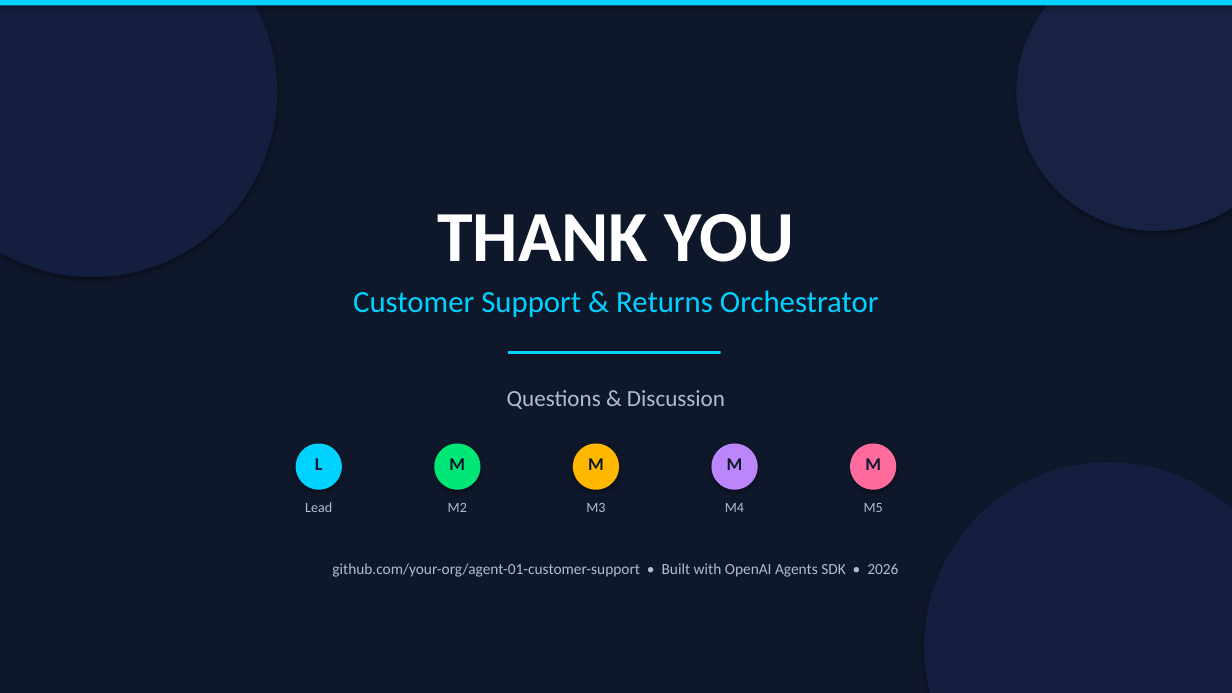
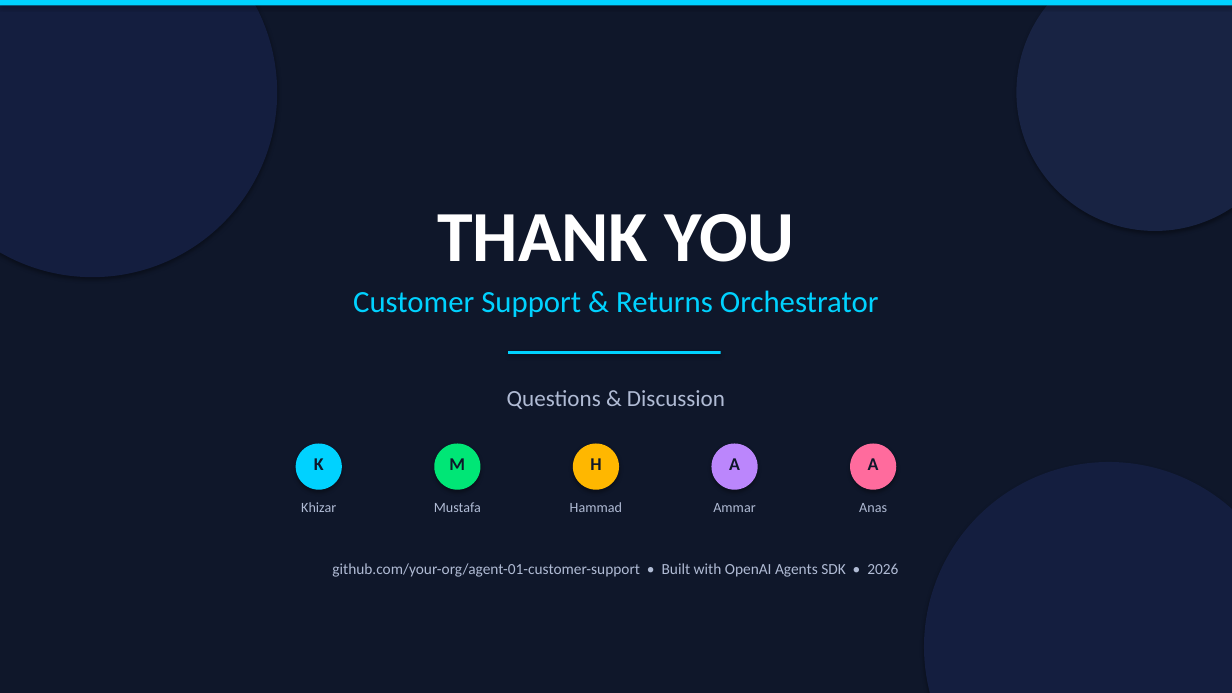
Before and after one commit to Khizar525/Agent-Return-Processing-System, a slide deck: slide 20 of presentation/Agent01_Pitch_Deck.pptx. Drawn at 1232x693 pixels with LibreOffice and Linux fonts; fonts in the diff are those of the drawing. Boxes give left, top, right and bottom in pixels: in the first picture for what was removed or moved away, otherwise in the second. Text is boxed around its words. In the diff, an @@ line names an element or a change of style, - is before the commit and + after.

```diff
--- a/presentation/Agent01_Pitch_Deck.pptx
+++ b/presentation/Agent01_Pitch_Deck.pptx
@@ text at bbox=[314, 458, 324, 470]: text changed @@
-L
+K
@@ text at bbox=[590, 458, 601, 470]: text changed @@
-M
+H
@@ text at bbox=[729, 458, 740, 470]: text changed @@
-M
+A
@@ text at bbox=[868, 458, 879, 470]: text changed @@
-M
+A
@@ text at bbox=[301, 502, 336, 512]: text changed @@
-Lead
+Khizar
@@ text at bbox=[434, 502, 481, 512]: text changed @@
-M2
+Mustafa
@@ text at bbox=[570, 502, 622, 512]: text changed @@
-M3
+Hammad
@@ text at bbox=[713, 503, 755, 512]: text changed @@
-M4
+Ammar
@@ text at bbox=[859, 503, 887, 512]: text changed @@
-M5
+Anas
```
Also in this commit, not shown: 14 other slides changed, 1 other file.
